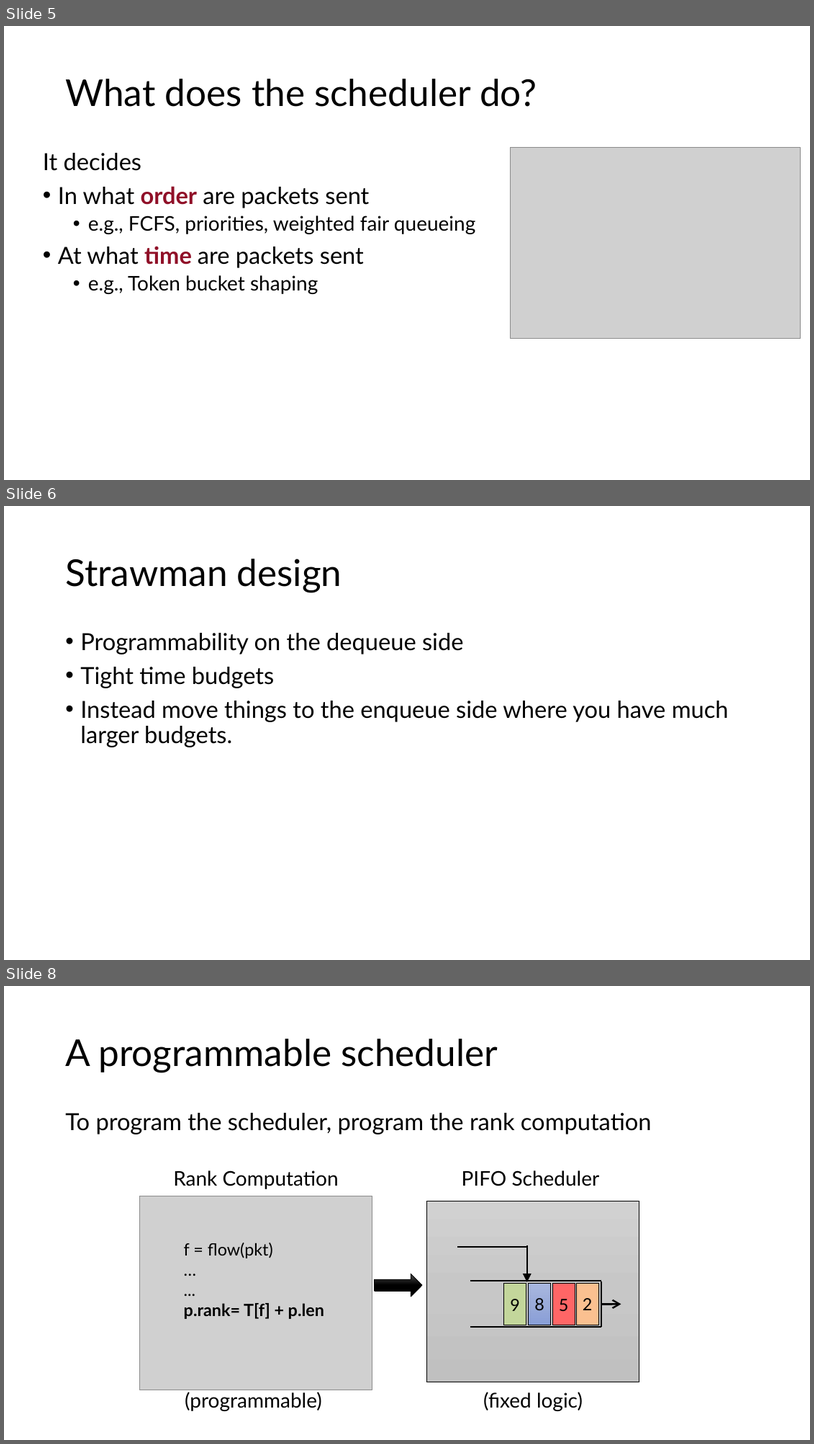
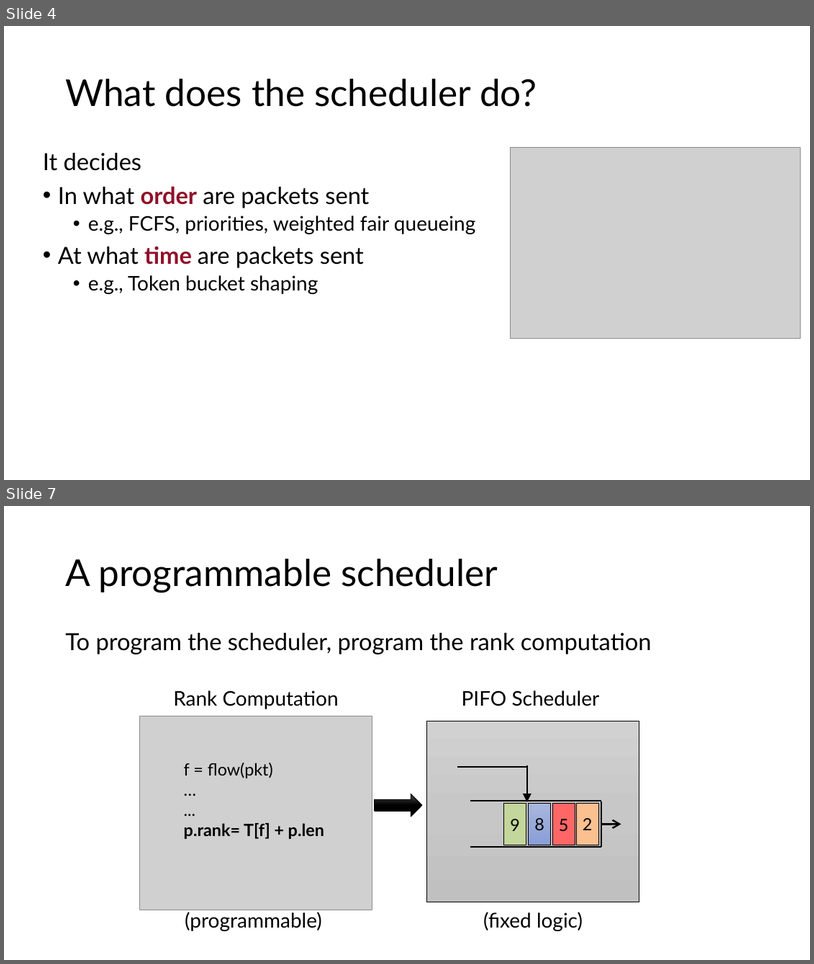
Before and after one commit to anirudhSK/pifo-domino-marple-ppts, a slide deck: pifo_sigcomm.pptx. Shown one above the other, each under a label of ours: slides 5, 6 and 8 before the commit, slides 4 and 7 after it; the slides between them are not shown. The pictures are 814x1444 and 814x964 pixels, drawn with LibreOffice and Linux fonts; fonts in the diff are those of the drawing; grey boxes stand for pictures. Boxes give left, top, right and bottom in pixels: in the first picture for what was removed or moved away, otherwise in the second. Text is boxed around its words. In the diff, an @@ line names an element or a change of style, - is before the commit and + after.

```diff
--- a/pifo_sigcomm.pptx
+++ b/pifo_sigcomm.pptx
@@ slide 6 removed at (4, 506, 810, 960), background #FFFFFF @@
@@ title removed at (65, 559, 342, 592) @@
-Strawman design
@@ text removed at (80, 633, 729, 747) @@
-• Programmability on the dequeue side
-• Tight time budgets
-• Instead move things to the enqueue side where you have much larger budgets.
@@ what was slide 5 is now slide 4 @@
@@ what was slide 8 is now slide 7 @@
```
Also in this commit, not shown: 2 slides changed, 2 slides added, 2 other slides removed.
